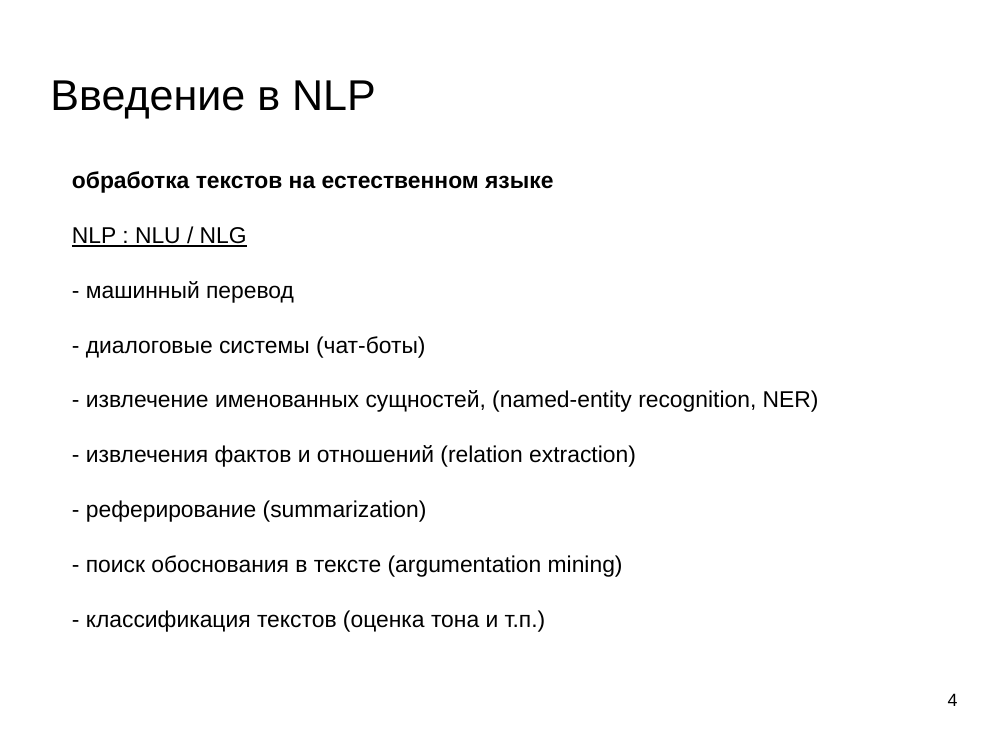
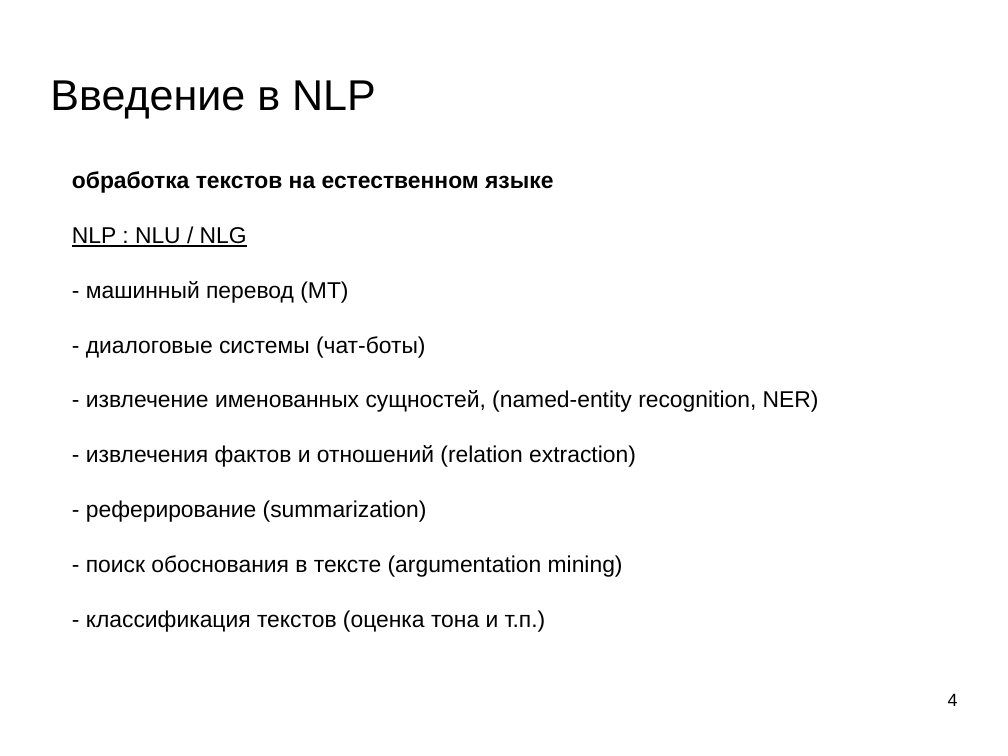
Before and after one commit to mechanoid5/ml_nlp_2022, a slide deck: slide 4 of 01-intro.odp. Drawn at 1008x756 pixels with LibreOffice and Linux fonts; fonts in the diff are those of the drawing; background and template pictures are left out. Boxes give left, top, right and bottom in pixels: in the first picture for what was removed or moved away, otherwise in the second. Text is boxed around its words. In the diff, an @@ line names an element or a change of style, - is before the commit and + after.

```diff
--- a/01-intro.odp
+++ b/01-intro.odp
@@ text at <box>86,281,348,303</box>: text changed @@
-- машинный перевод
+- машинный перевод (MT)
```
Also in this commit, not shown: 1 other slide changed, 1 slide added, 1 other file.
